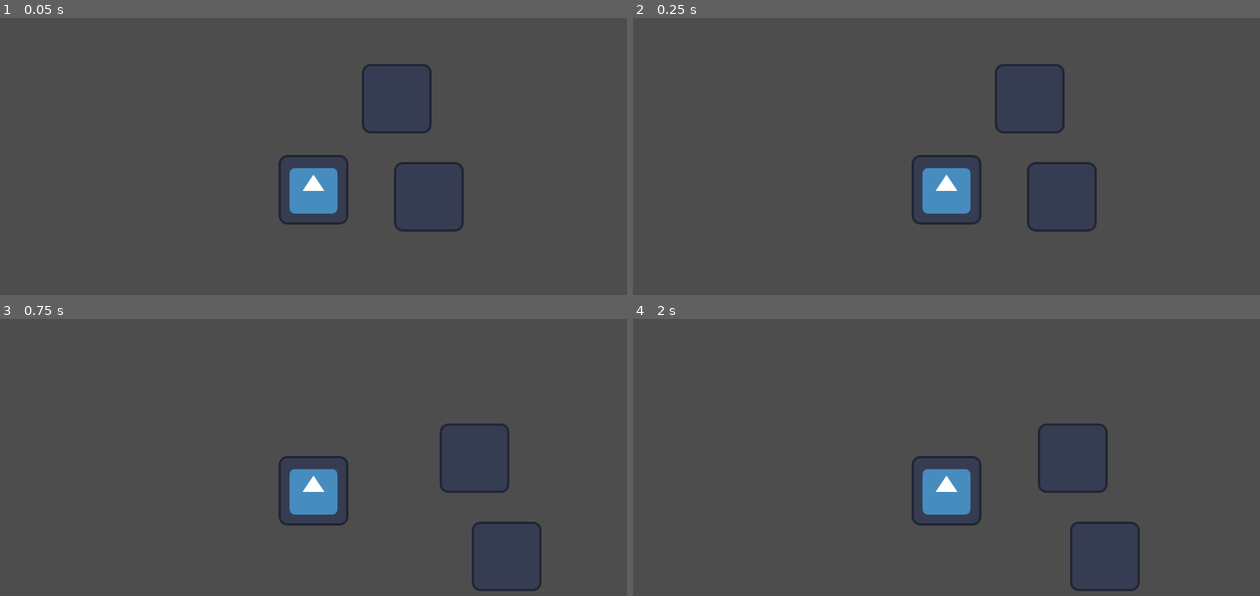
Above: before the commit, frames 1-4 (two rows, left to right).
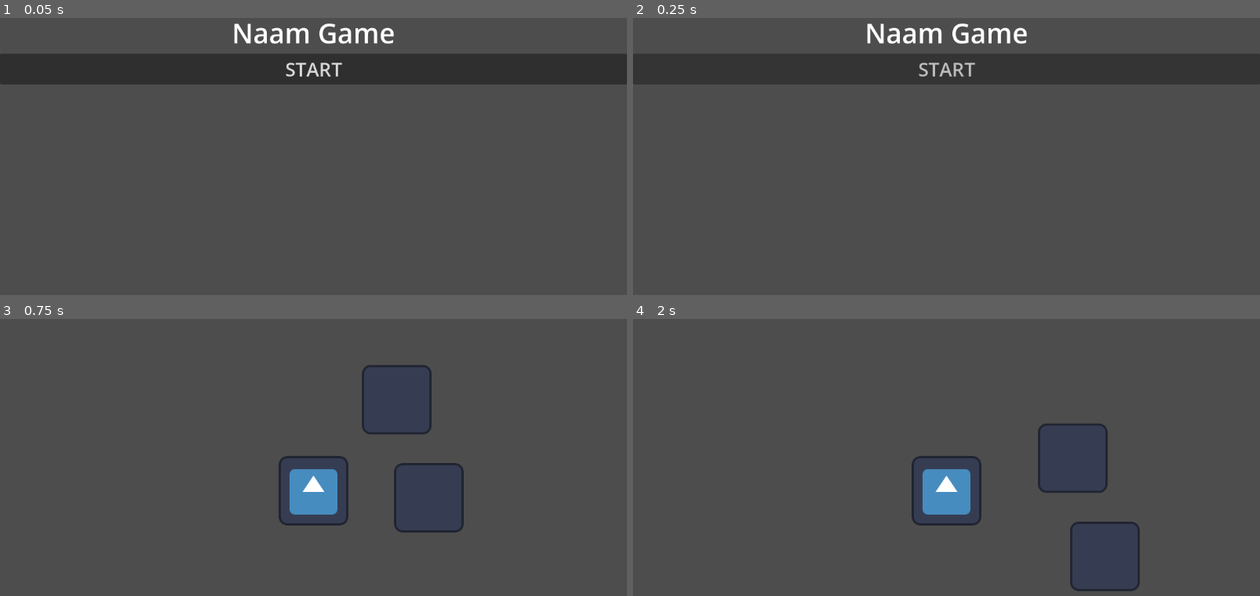
Above: after the commit, the same moments.

Repository: QtheBird/6desGameJamVorming
Game: Godot game, scene res://UserInterface/start_scherm.tscn
Same seed, same stepped clock (60 frames per second), same inputs: the game is played once before the commit and once after it. Before the commit the project starts from res://levels/level_1.tscn. The engine's default icon, where the game draws it, is replaced by a stand-in: a white triangle on a blue panel in a dark square.
Inputs (mouse positions are in pixels of both pictures, inside the frame that each line leads up to):
- Up to frame 1 (0.05 s): no input
- Up to frame 2 (0.25 s): no input
- Up to frame 3 (0.75 s): click (313, 368) at 0.5 s, where only the run after the commit has a clickable "START"
- Up to frame 4 (2 s): tap Enter at 1.25 s; hold Right (ui_right) from 1.28 s (still down)

The runs differ from the first frame. In frame 1, 14% of the frame differs, in the area x 0-100%, y 1-78%; in frame 2, 14%; in frame 3, 1.4%; in frame 4, nothing differs.

Commit message:
startscherm

Diff:
--- a/Instances/speler.gd
+++ b/Instances/speler.gd
@@ -1,5 +1,6 @@
 extends CharacterBody2D
 
+var previousPosition= Vector2(0,0)
 var currentPosition = Vector2(0,0)
 var stepSize = 64
 
@@ -7,18 +8,23 @@
 	#als pijltjestoetsen
 	if event.is_action_pressed("ui_down"):
 		#player must move
+		previousPosition = currentPosition
 		currentPosition.y += stepSize
 	if event.is_action_pressed("ui_up"):
 		#player must move
+		previousPosition = currentPosition
 		currentPosition.y -= stepSize
 	if event.is_action_pressed("ui_left"):
 		#player must move
+		previousPosition = currentPosition
 		currentPosition.x -= stepSize
 	if event.is_action_pressed("ui_right"):
 		#player must move
+		previousPosition = currentPosition
 		currentPosition.x += stepSize
 	position = currentPosition
 
 
 func _on_area_2d_area_entered(area):
-	print("speler botst")
+	currentPosition = previousPosition
+	position = currentPosition
--- /dev/null
+++ b/UserInterface/start_scherm.gd
@@ -0,0 +1,6 @@
+extends Control
+
+var level1 = preload("res://levels/level_1.tscn")
+
+func _on_button_pressed():
+	get_tree().change_scene_to_packed(level1)
--- /dev/null
+++ b/UserInterface/start_scherm.tscn
@@ -0,0 +1,77 @@
+[gd_scene load_steps=5 format=3 uid="uid://bxilodem4ppah"]
+
+[ext_resource type="Script" path="res://UserInterface/start_scherm.gd" id="1_bh4yi"]
+
+[sub_resource type="Animation" id="Animation_g13ci"]
+resource_name = "idle_startButton"
+loop_mode = 2
+tracks/0/type = "value"
+tracks/0/imported = false
+tracks/0/enabled = true
+tracks/0/path = NodePath(".:modulate")
+tracks/0/interp = 1
+tracks/0/loop_wrap = true
+tracks/0/keys = {
+"times": PackedFloat32Array(0, 1),
+"transitions": PackedFloat32Array(1, 1),
+"update": 0,
+"values": [Color(1, 1, 1, 1), Color(1, 1, 1, 0.207843)]
+}
+
+[sub_resource type="Animation" id="Animation_2dole"]
+length = 0.001
+tracks/0/type = "value"
+tracks/0/imported = false
+tracks/0/enabled = true
+tracks/0/path = NodePath(".:modulate")
+tracks/0/interp = 1
+tracks/0/loop_wrap = true
+tracks/0/keys = {
+"times": PackedFloat32Array(0),
+"transitions": PackedFloat32Array(1),
+"update": 0,
+"values": [Color(1, 1, 1, 0.207843)]
+}
+
+[sub_resource type="AnimationLibrary" id="AnimationLibrary_frku6"]
+_data = {
+"RESET": SubResource("Animation_2dole"),
+"idle_startButton": SubResource("Animation_g13ci")
+}
+
+[node name="startScherm" type="Control"]
+layout_mode = 3
+anchors_preset = 15
+anchor_right = 1.0
+anchor_bottom = 1.0
+grow_horizontal = 2
+grow_vertical = 2
+script = ExtResource("1_bh4yi")
+
+[node name="VBoxContainer" type="VBoxContainer" parent="."]
+layout_mode = 1
+anchors_preset = 15
+anchor_right = 1.0
+anchor_bottom = 1.0
+grow_horizontal = 2
+grow_vertical = 2
+
+[node name="Label" type="Label" parent="VBoxContainer"]
+layout_mode = 2
+theme_override_font_sizes/font_size = 50
+text = "Naam Game"
+horizontal_alignment = 1
+
+[node name="Button" type="Button" parent="VBoxContainer"]
+modulate = Color(1, 1, 1, 0.207843)
+layout_mode = 2
+theme_override_font_sizes/font_size = 35
+text = "START"
+
+[node name="AnimationPlayer" type="AnimationPlayer" parent="VBoxContainer/Button"]
+libraries = {
+"": SubResource("AnimationLibrary_frku6")
+}
+autoplay = "idle_startButton"
+
+[connection signal="pressed" from="VBoxContainer/Button" to="." method="_on_button_pressed"]
--- a/project.godot
+++ b/project.godot
@@ -11,7 +11,7 @@
 [application]
 
 config/name="6AVVBV"
-run/main_scene="res://levels/level_1.tscn"
+run/main_scene="res://UserInterface/start_scherm.tscn"
 config/features=PackedStringArray("4.2", "GL Compatibility")
 config/icon="res://icon.svg"
 
